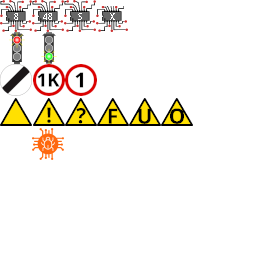
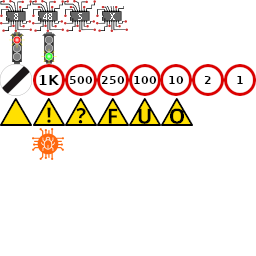
Before/after of a (256, 256) layered artwork. What changed in the layer stack:
painted on "Background" over [12, 64, 256, 96]
